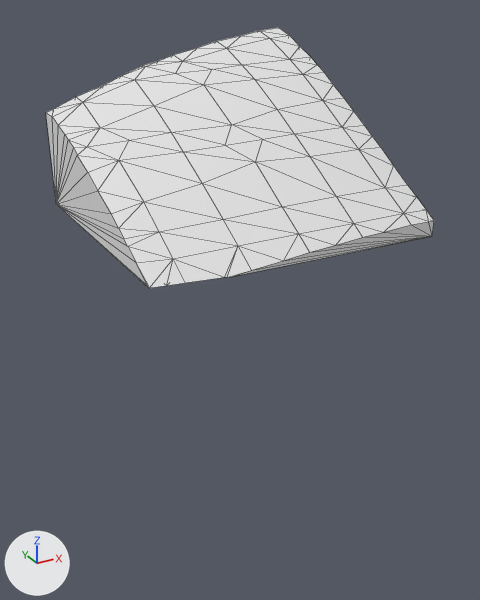
An edit to the glTF model assets/terrain/surface_pieces/surf_28_3.glb, drawn before and after from the same camera.
Both versions are drawn from a 50 mm camera at (27.05, 82.22, -16.5) aimed at (32.54, 92.2, -21.49). Lighting does not change. The marker at lower left points along +X, +Y and +Z. The picture after the commit comes second. Mesh edges are drawn as thin lines. Where no turn or scale is listed for an object, it has been applied to the vertices.

Objects in the first picture: 'geometry_0'.
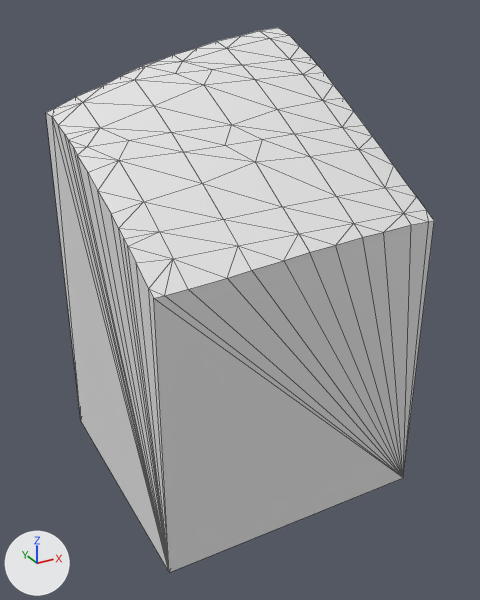
What differs and where, as boxes (x1, y1, x2, y2) in the pictures (480 x 600 px; the box of a moved part takes in the faces that stretch with it):
```json
{"object": "geometry_0", "change": "reshaped", "before": [46, 28, 434, 288], "after": [46, 28, 434, 573], "on screen": "109% taller"}
{"part": 1, "of": "me_geometry_0", "change": "moved or reshaped", "before": [48, 115, 434, 288], "after": [48, 115, 434, 573]}
```

Scene script edits in JSON lines:
```json
{"block": "me_geometry_0", "where": "# used by ob_geometry_0; location = (0.0, 0.0, 0.0)"}
{"op": "remove", "block": "me_geometry_0", "code": "me_geometry_0.from_pydata(...)  # 103 vertices, 202 faces; spans x 30.0..35.0, y 90.0..95.0, z -20.0..-16.88"}
{"op": "add", "block": "me_geometry_0", "code": "me_geometry_0.from_pydata(...)  # 102 vertices, 200 faces; spans x 30.0..35.0, y 90.0..95.0, z -25.0..-16.88"}
{"block": "me_geometry_0", "change": "me_geometry_0 part 1"}
{"block": "me_geometry_0", "change": "7 vertices are removed from x 30.0..35.0, y 90.0..95.0, z -20.0"}
{"block": "me_geometry_0", "change": "68 faces are deleted"}
{"block": "me_geometry_0", "change": "3 vertices move from x 30.02..30.52, y 90.1..90.17, z -20.0 to x 30.0..30.52, y 90.0..90.16, z -20.08..-20.01"}
{"block": "me_geometry_0", "change": "6 vertices are added at (30.0, 95.0, -25.0), (30.0, 90.0, -25.0), (30.0, 90.0, -20.08), (31.12, 90.0, -20.01), (35.0, 95.0, -25.0), (35.0, 90.0, -25.0)"}
{"block": "me_geometry_0", "change": "66 new faces join them"}
```
